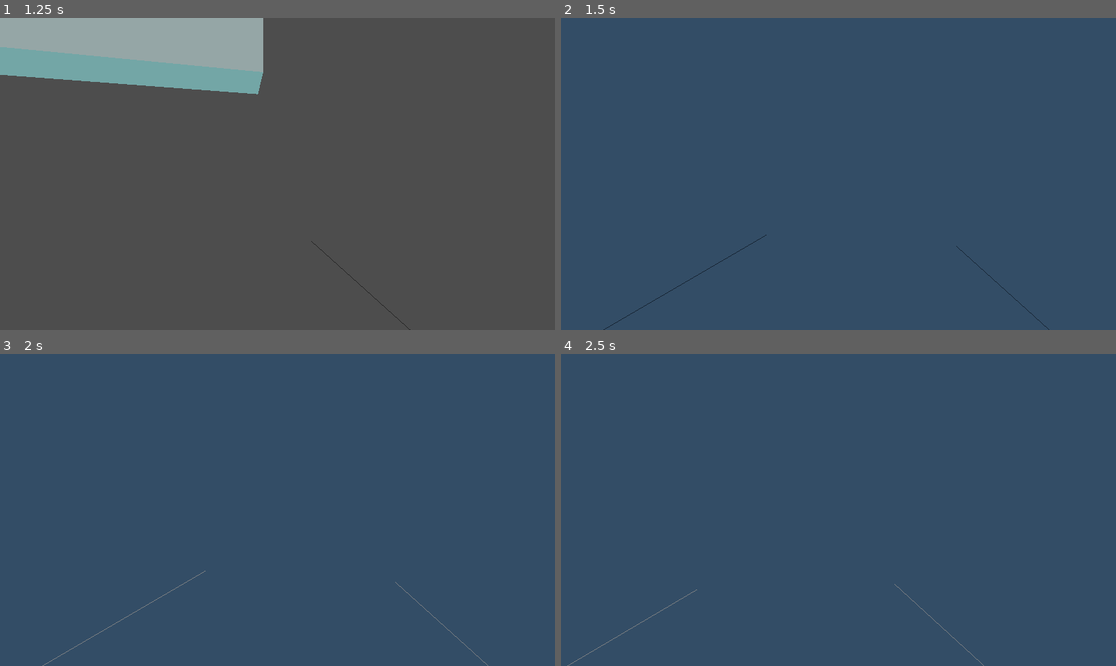
Above: before the commit, frames 1-4 (two rows, left to right).
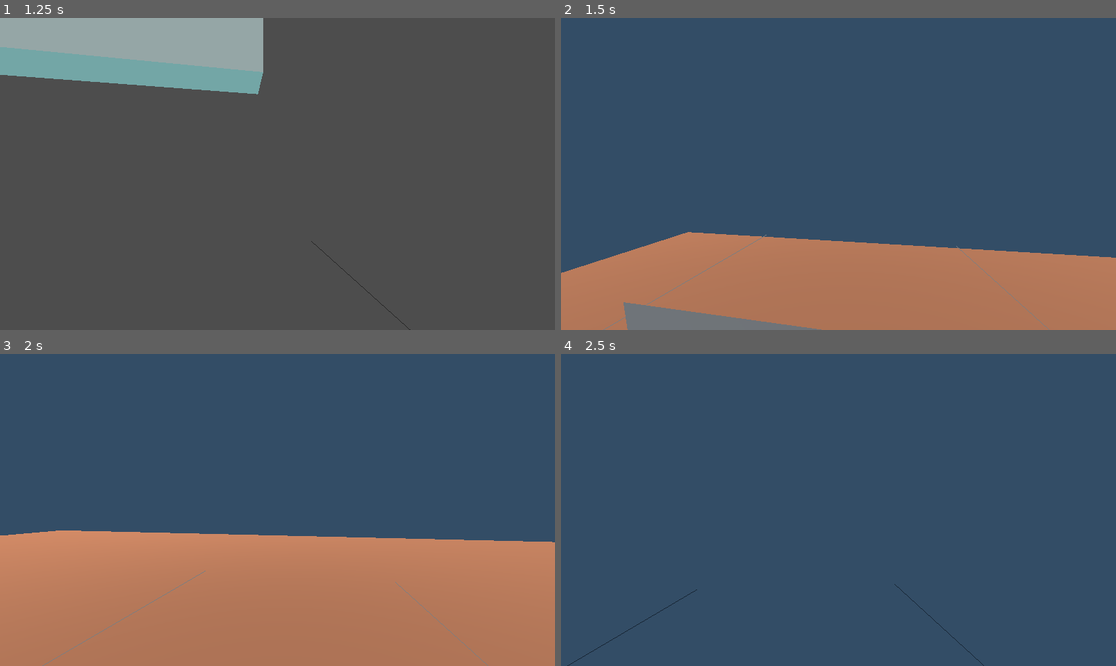
Above: after the commit, the same moments.

Repository: jvastola/GodotPhysicsRig
Game: Godot game, scene res://MainScene.tscn
The game is run twice, just before and just after one commit, with the same random seed, the same clock (stepped at 60 frames per second) and the same inputs.
Inputs (mouse positions are in pixels of both pictures, inside the frame that each line leads up to):
- Up to frame 1 (1.25 s): move the mouse to (305, 174) at 0.52 s; hold W (move_forward) from 0.53 s (still down); hold Shift (sprint) from 0.53 s (still down); click (305, 174) at 0.67 s; tap Space (jump) at 0.77 s
- Up to frame 2 (1.5 s): keep holding W (move_forward); move the mouse to (810, 174) at 1.27 s; release Shift (sprint) at 1.28 s; tap Shift (sprint) at 1.35 s
- Up to frame 3 (2 s): keep holding W (move_forward); tap Space (jump) at 1.52 s
- Up to frame 4 (2.5 s): keep holding W (move_forward); move the mouse to (849, 503) at 2.02 s; hold Shift (sprint) from 2.03 s (still down)

Frame 1 is identical in both runs. In frame 2, 27% of the frame differs, in the area x 0-100%, y 68-100%; in frame 3, 42%, in the area x 0-100%, y 56-100%; in frame 4, less than 0.1%.

Commit message:
Enhance scene transition handling in GameManager, add spawn point support in Portal, and improve player teleportation logic in XRPlayer

Diff:
--- a/MainScene.tscn
+++ b/MainScene.tscn
@@ -81,6 +81,8 @@
 [node name="Portal" parent="." instance=ExtResource("2_portal")]
 transform = Transform3D(1, 0, 0, 0, 1, 0, 0, 0, 1, 0, 1.5, -5.60082)
 target_scene = "res://SecondRoom.tscn"
+portal_color = Color(0.696713, 0.153061, 0.812148, 0.5)
+use_spawn_point = true
 
 [node name="UIViewport3D" parent="." instance=ExtResource("5_ui_viewport")]
 transform = Transform3D(1.00696, 0, 0, 0, 1.00696, 0, 0, 0, 1.00696, 3.23463, 1, -2)
--- a/game_manager.gd
+++ b/game_manager.gd
@@ -4,6 +4,7 @@
 
 var current_world: Node = null
 var player_instance: Node = null
+var _is_changing_scene: bool = false
 
 
 func _ready() -> void:
@@ -30,6 +31,11 @@
 
 func change_scene_with_player(scene_path: String, player_state: Dictionary = {}) -> void:
 	"""Change the world scene while keeping the player intact"""
+	# Prevent re-entrant scene changes
+	if _is_changing_scene:
+		print("GameManager: change_scene_with_player ignored - already changing scene")
+		return
+	_is_changing_scene = true
 	print("GameManager: Changing world to ", scene_path)
 
 	# Load the new world scene
@@ -106,62 +112,98 @@
 			print("GameManager: Restored grabbed object to new world: ", obj.name)
 
 	# Find spawn point and move player to new world
+	# Determine whether to use a spawn point or maintain player's previous global position
+	var use_spawn: bool = player_state.get("use_spawn_point", false)
 	var spawn_name = player_state.get("spawn_point", "SpawnPoint")
-	var spawn_point = _find_spawn_point(current_world, spawn_name)
-
-	if spawn_point:
-		# Move player from GameManager to new world
-		var target_pos = spawn_point.global_position
-
-		# Only remove if it's actually our child
+	print("GameManager: spawn request - use_spawn=", use_spawn, ", spawn_name=", spawn_name)
+	var spawn_point: Node3D = null
+	if use_spawn:
+		spawn_point = _find_spawn_point(current_world, spawn_name)
+		print("GameManager: _find_spawn_point returned: ", spawn_point)
+		if spawn_point:
+			var target_pos = spawn_point.global_position
+			print("GameManager: spawn_point global_position=", target_pos)
+			# Reparent player into new world
+			if player_instance.get_parent() == self:
+				remove_child(player_instance)
+			if player_instance.get_parent() != current_world:
+				current_world.add_child(player_instance)
+			await get_tree().process_frame
+			var player_body = player_instance.get_node_or_null("PlayerBody")
+			if player_body and player_body is RigidBody3D:
+				player_body.freeze = true
+				# Prefer a teleport method on the player (handles XR offsets) if available
+				if player_instance.has_method("teleport_to"):
+					player_instance.call_deferred("teleport_to", target_pos)
+					print("GameManager: used XRPlayer.teleport_to for teleport")
+				else:
+					player_instance.global_position = target_pos
+					print("GameManager: set player_instance.global_position = ", target_pos)
+				await get_tree().physics_frame
+				await get_tree().physics_frame
+				player_body.linear_velocity = Vector3.ZERO
+				player_body.angular_velocity = Vector3.ZERO
+				player_body.freeze = false
+			else:
+				if player_instance.has_method("teleport_to"):
+					player_instance.call_deferred("teleport_to", target_pos)
+				else:
+					player_instance.global_position = target_pos
+			print("GameManager: Player moved to spawn point in new world at ", target_pos)
+			# Debug: confirm player's actual global position after move
+			print("GameManager: player global position after move = ", player_instance.global_position)
+		else:
+			print("GameManager: WARNING - use_spawn_point requested but spawn not found: ", spawn_name)
+			# Fallback: reparent and keep old global position
+			if player_instance.get_parent() == self:
+				remove_child(player_instance)
+			if player_instance.get_parent() != current_world:
+				current_world.add_child(player_instance)
+			await get_tree().process_frame
+			var player_body2 = player_instance.get_node_or_null("PlayerBody")
+			if player_body2 and player_body2 is RigidBody3D:
+				player_body2.freeze = true
+				if player_instance.has_method("teleport_to"):
+					player_instance.call_deferred("teleport_to", old_global_pos)
+				else:
+					player_instance.global_position = old_global_pos
+				await get_tree().physics_frame
+				player_body2.linear_velocity = Vector3.ZERO
+				player_body2.freeze = false
+			else:
+				if player_instance.has_method("teleport_to"):
+					player_instance.call_deferred("teleport_to", old_global_pos)
+				else:
+					player_instance.global_position = old_global_pos
+			print("GameManager: Player restored to previous global position at ", old_global_pos)
+			print("GameManager: player global position after restore = ", player_instance.global_position)
+	else:
+		# Maintain player's previous global position across the world swap
 		if player_instance.get_parent() == self:
 			remove_child(player_instance)
-
-		# Only add if it's not already a child of the new world
 		if player_instance.get_parent() != current_world:
 			current_world.add_child(player_instance)
-
-		# Wait for player to be in tree
 		await get_tree().process_frame
-
-		# Set position and freeze PlayerBody briefly to prevent falling
-		var player_body = player_instance.get_node_or_null("PlayerBody")
-		if player_body and player_body is RigidBody3D:
-			player_body.freeze = true
-			player_instance.global_position = target_pos
+		var player_body3 = player_instance.get_node_or_null("PlayerBody")
+		if player_body3 and player_body3 is RigidBody3D:
+			player_body3.freeze = true
+			if player_instance.has_method("teleport_to"):
+				player_instance.call_deferred("teleport_to", old_global_pos)
+			else:
+				player_instance.global_position = old_global_pos
 			await get_tree().physics_frame
-			await get_tree().physics_frame
-			player_body.linear_velocity = Vector3.ZERO
-			player_body.angular_velocity = Vector3.ZERO
-			player_body.freeze = false
+			player_body3.linear_velocity = Vector3.ZERO
+			player_body3.angular_velocity = Vector3.ZERO
+			player_body3.freeze = false
 		else:
-			player_instance.global_position = target_pos
-
-		print("GameManager: Player moved to new world at ", target_pos)
-	else:
-		# No spawn point, just move player to new world at origin
-
-		# Only remove if it's actually our child
-		if player_instance.get_parent() == self:
-			remove_child(player_instance)
-
-		# Only add if it's not already a child of the new world
-		if player_instance.get_parent() != current_world:
-			current_world.add_child(player_instance)
-
-		await get_tree().process_frame
-
-		var player_body = player_instance.get_node_or_null("PlayerBody")
-		if player_body and player_body is RigidBody3D:
-			player_body.freeze = true
-			player_instance.global_position = Vector3.ZERO
-			await get_tree().physics_frame
-			player_body.linear_velocity = Vector3.ZERO
-			player_body.freeze = false
-		else:
-			player_instance.global_position = Vector3.ZERO
-
-		print("GameManager: WARNING - No spawn point found, player at origin")
+			if player_instance.has_method("teleport_to"):
+				player_instance.call_deferred("teleport_to", old_global_pos)
+			else:
+				player_instance.global_position = old_global_pos
+		print("GameManager: Player maintained previous global position at ", old_global_pos)
+
+	# Finished changing scene
+	_is_changing_scene = false
 
 
 func _find_spawn_point(scene_root: Node, spawn_name: String = "SpawnPoint") -> Node3D:
--- a/portal.gd
+++ b/portal.gd
@@ -5,9 +5,11 @@
 @export_file("*.tscn") var target_scene: String = ""
 @export var spawn_point_name: String = "SpawnPoint"
 @export var portal_color: Color = Color(0.3, 0.6, 1.0, 0.5)
+@export var use_spawn_point: bool = false
 
 @onready var mesh_instance: MeshInstance3D = $MeshInstance3D
 @onready var collision_shape: CollisionShape3D = $CollisionShape3D
+var _triggered: bool = false
 
 
 func _ready() -> void:
@@ -25,6 +27,10 @@
 	print("Portal: Body entered - ", body.name, " | In player group: ", body.is_in_group("player"))
 
 	# Check if it's the player
+	if _triggered:
+		print("Portal: already triggered, ignoring")
+		return
+
 	if body.is_in_group("player") or body.name == "XRPlayer":
 		if target_scene.is_empty():
 			push_warning("Portal has no target scene set!")
@@ -36,6 +42,7 @@
 		# Store player position for the target scene
 		var player_state = {
 			"spawn_point": spawn_point_name,
+			"use_spawn_point": use_spawn_point,
 			"velocity": body.linear_velocity if body is RigidBody3D else Vector3.ZERO
 		}
 
@@ -44,8 +51,17 @@
 		# Use call_deferred to avoid physics callback issues
 		# Use GameManager if available, otherwise direct scene change
 		if has_node("/root/GameManager"):
+			var gm = get_node("/root/GameManager")
+			# If GameManager is already processing a scene change, ignore this trigger
+			if gm and gm.has_method("get") and gm.get("_is_changing_scene"):
+				print("Portal: GameManager busy changing scene - ignoring portal trigger")
+				return
+			_triggered = true
+			# Optionally disable monitoring immediately to avoid further signals
+			# Use deferred set so we don't change physics state mid-callback
+			call_deferred("set", "monitoring", false)
 			print("Portal: Calling GameManager.change_scene_with_player")
-			get_node("/root/GameManager").call_deferred("change_scene_with_player", target_scene, player_state)
+			gm.call_deferred("change_scene_with_player", target_scene, player_state)
 		else:
 			print("Portal: GameManager not found, using fallback")
 			# Fallback: direct scene change (also deferred)
--- a/xr_player.gd
+++ b/xr_player.gd
@@ -167,10 +167,32 @@
 
 func teleport_to(target_position: Vector3) -> void:
 	"""Teleport player to a new position"""
-	if player_body:
-		player_body.global_position = target_position
-		player_body.linear_velocity = Vector3.ZERO
-		player_body.angular_velocity = Vector3.ZERO
+	if not player_body:
+		return
+
+	# To avoid physics impulse on placement (which can push the body back),
+	# temporarily disable collisions for the PlayerBody, move it, wait a couple
+	# physics frames for the new world to settle, then restore collisions and
+	# clear velocities. This prevents collision response from the old velocity
+	# or penetration resolving from throwing the player.
+	var prev_layer: int = player_body.collision_layer
+	var prev_mask: int = player_body.collision_mask
+
+	player_body.collision_layer = 0
+	player_body.collision_mask = 0
+	player_body.global_position = target_position
+	player_body.linear_velocity = Vector3.ZERO
+	player_body.angular_velocity = Vector3.ZERO
+
+	# Wait for physics to process the new placement so collisions settle
+	await get_tree().physics_frame
+	await get_tree().physics_frame
+
+	# Restore previous collision layers/masks and ensure velocities are zero
+	player_body.collision_layer = prev_layer
+	player_body.collision_mask = prev_mask
+	player_body.linear_velocity = Vector3.ZERO
+	player_body.angular_velocity = Vector3.ZERO
 
 
 func get_camera_position() -> Vector3:
